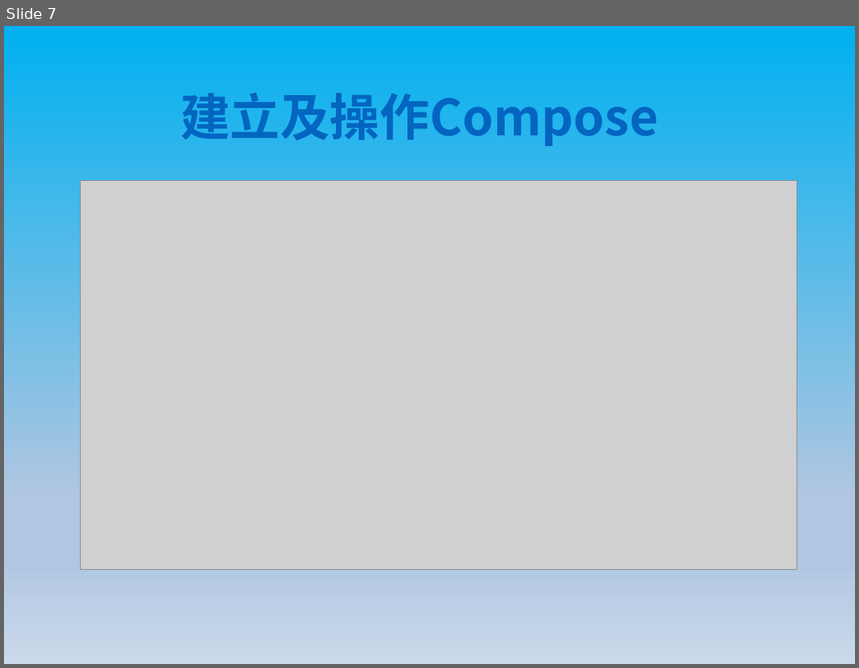
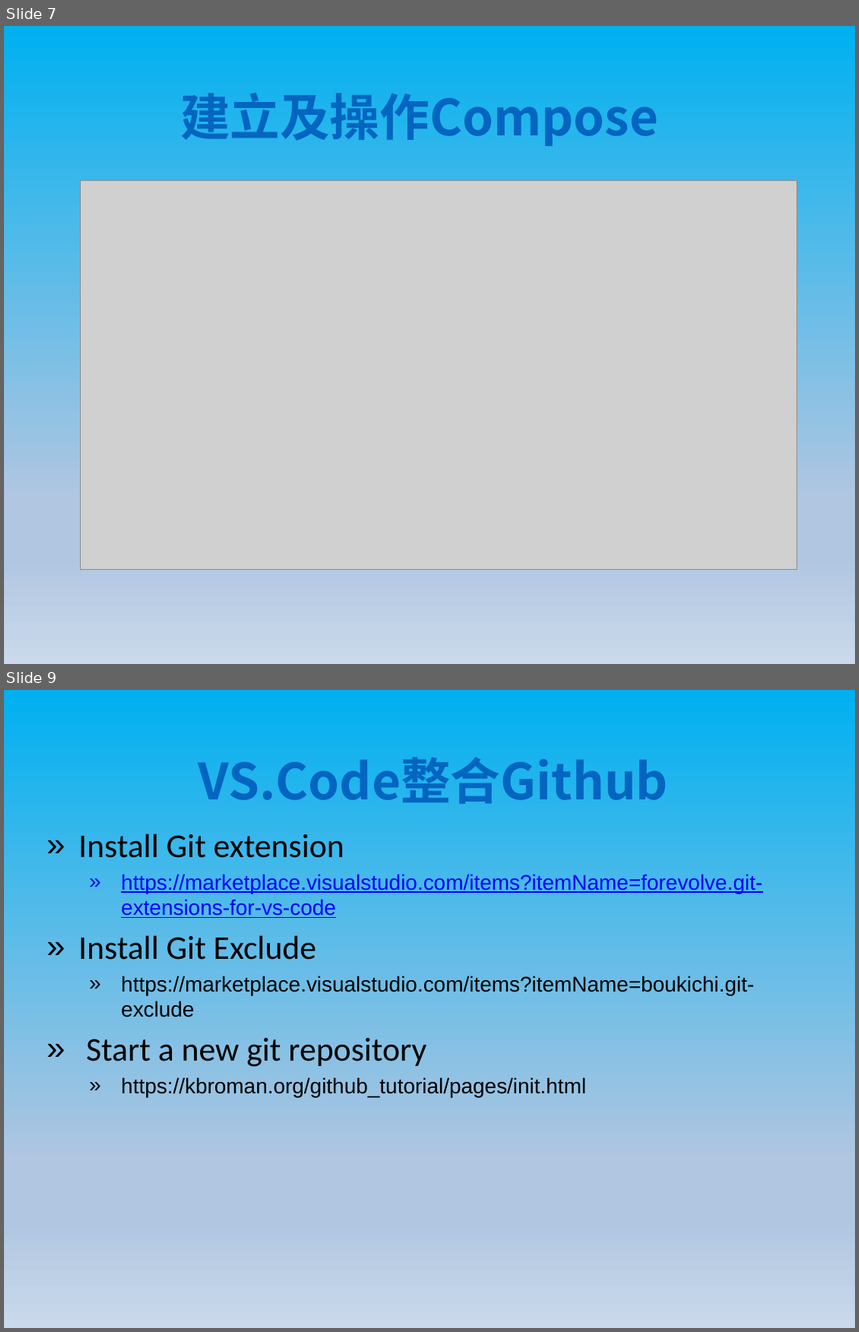
Before and after one commit to shwang1a/DockerDoc, a slide deck: Docker進階.pptx. Shown one above the other, each under a label of ours: slide 7 before the commit, slides 7 and 9 after it; the slides between them are not shown. The pictures are 859x668 and 859x1332 pixels, drawn with LibreOffice and Linux fonts; fonts in the diff are those of the drawing; grey boxes stand for pictures. Boxes give left, top, right and bottom in pixels: in the first picture for what was removed or moved away, otherwise in the second. Text is boxed around its words. In the diff, an @@ line names an element or a change of style, - is before the commit and + after.

```diff
--- a/Docker進階.pptx
+++ b/Docker進階.pptx
@@ slide 9 added at [4,690,855,1328], background gradient #00B0F0 to #B0C6E1 to #CAD9EB @@
@@ text added at [199,757,669,804], 60 pt, text #0365C0, bold @@
+VS.Code整合Github
@@ text added at [78,834,762,1097], 25.6 pt, text #000000 @@
+  » Install Git extension
+    » https://marketplace.visualstudio.com/items?itemName=forevolve.git-extensions-for-vs-code
+  » Install Git Exclude
+    » https://marketplace.visualstudio.com/items?itemName=boukichi.git-exclude
+  » Start a new git repository
+    » https://kbroman.org/github_tutorial/pages/init.html
```
Also in this commit, not shown: 1 slide changed, 4 other slides added, 1 slide removed.
